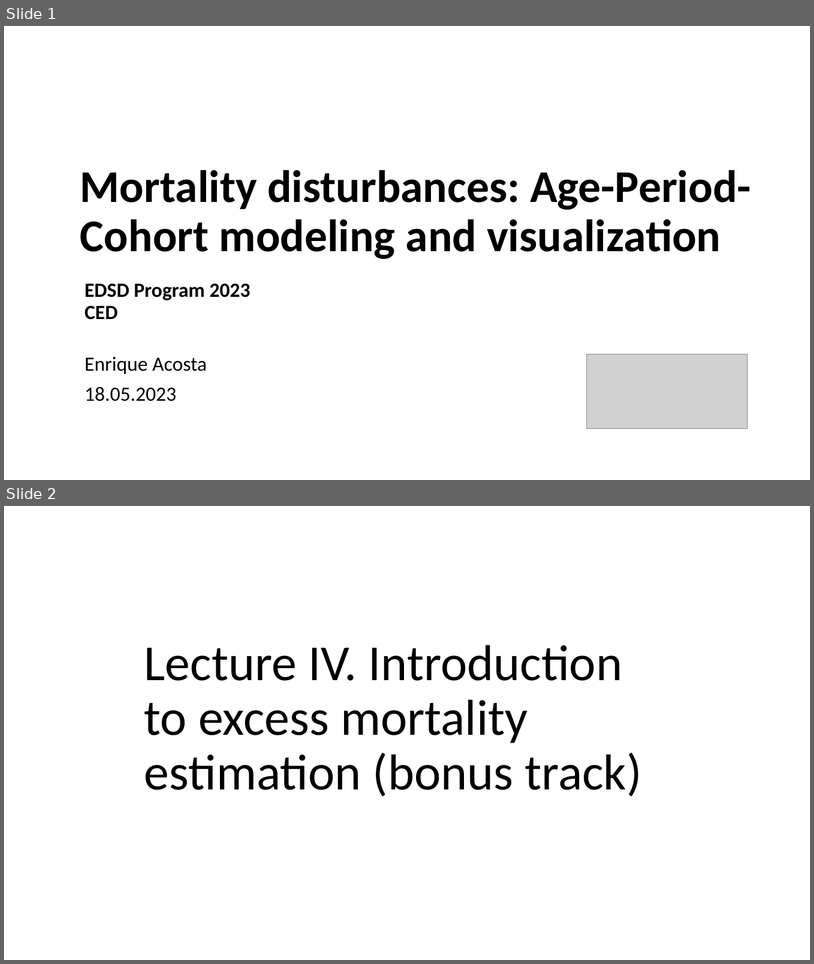
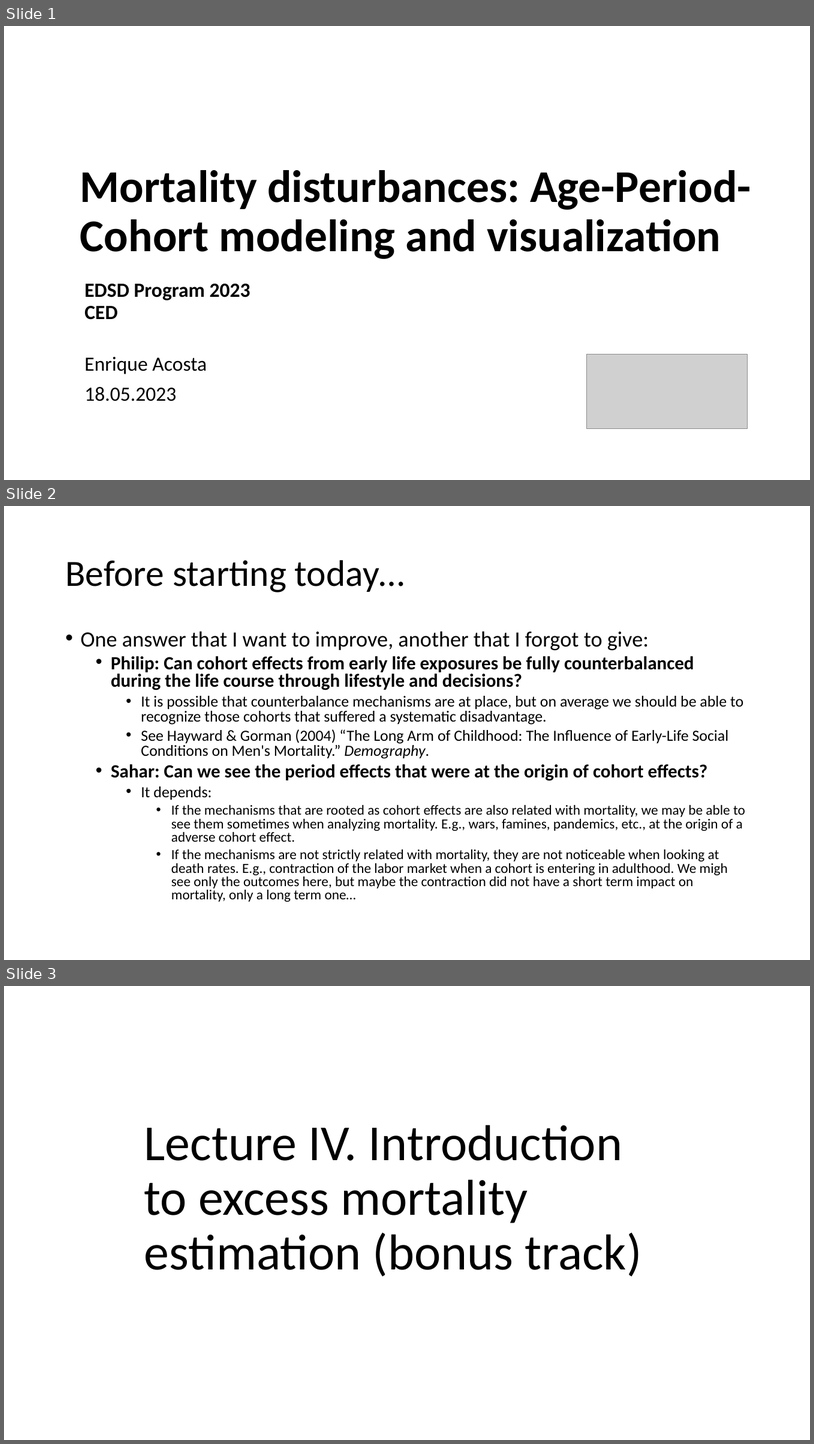
Before and after one commit to kikeacosta/edsd23_apc, a slide deck: slides/04_excess_mortality.pptx. Shown one above the other, each under a label of ours: slides 1 and 2 before the commit, slides 1, 2 and 3 after it. The pictures are 814x964 and 814x1444 pixels, drawn with LibreOffice and Linux fonts; fonts in the diff are those of the drawing; grey boxes stand for pictures. Boxes give left, top, right and bottom in pixels: in the first picture for what was removed or moved away, otherwise in the second. Text is boxed around its words. In the diff, an @@ line names an element or a change of style, - is before the commit and + after.

```diff
--- a/slides/04_excess_mortality.pptx
+++ b/slides/04_excess_mortality.pptx
@@ slide 2 added at (x1=4, y1=506, x2=810, y2=960), background #FFFFFF @@
@@ title added at (x1=65, y1=560, x2=405, y2=592), 44 pt, text #000000 @@
+Before starting today…
@@ text added at (x1=81, y1=631, x2=746, y2=901), 16.6 pt, text #000000 @@
+• One answer that I want to improve, another that I forgot to give:
+  • Philip: Can cohort effects from early life exposures be fully counterbalanced during the life course through lifestyle and decisions?
+    • It is possible that counterbalance mechanisms are at place, but on average we should be able to recognize those cohorts that suffered a systematic disadvantage.
+    • See Hayward & Gorman (2004) “The Long Arm of Childhood: The Influence of Early-Life Social Conditions on Men's Mortality.” Demography.
+  • Sahar: Can we see the period effects that were at the origin of cohort effects?
+    • It depends:
+      • If the mechanisms that are rooted as cohort effects are also related with mortality, we may be able to see them sometimes when analyzing mortality. E.g., wars, famines, pandemics, etc., at the origin of a adverse cohort effect.
+      • If the mechanisms are not strictly related with mortality, they are not noticeable when looking at death rates. E.g., contraction of the labor market when a cohort is entering in adulthood. We migh see only the outcomes here, but maybe the contraction did not have a short term impact on mortality, only a long term one…
@@ what was slide 2 is now slide 3 @@
```
Also in this commit, not shown: 5 slides changed, 1 other slide added, 3 other files.
